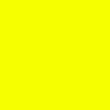
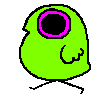
The second (110, 110) image is a revision of the first. Changes to its layers:
added layer "Layer 9" above "Layer 8" over [17, 2, 93, 95]
hid "Layer 0", painted on it over [17, 3, 93, 103]
hid "Layer 2" over [0, 0, 110, 110]
